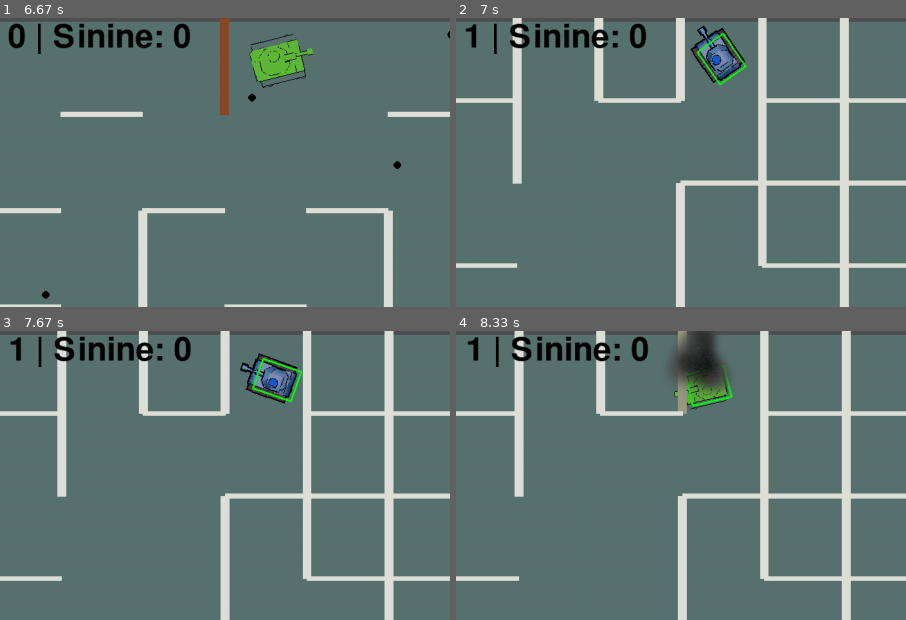
Above: before the commit, frames 1-4 (two rows, left to right).
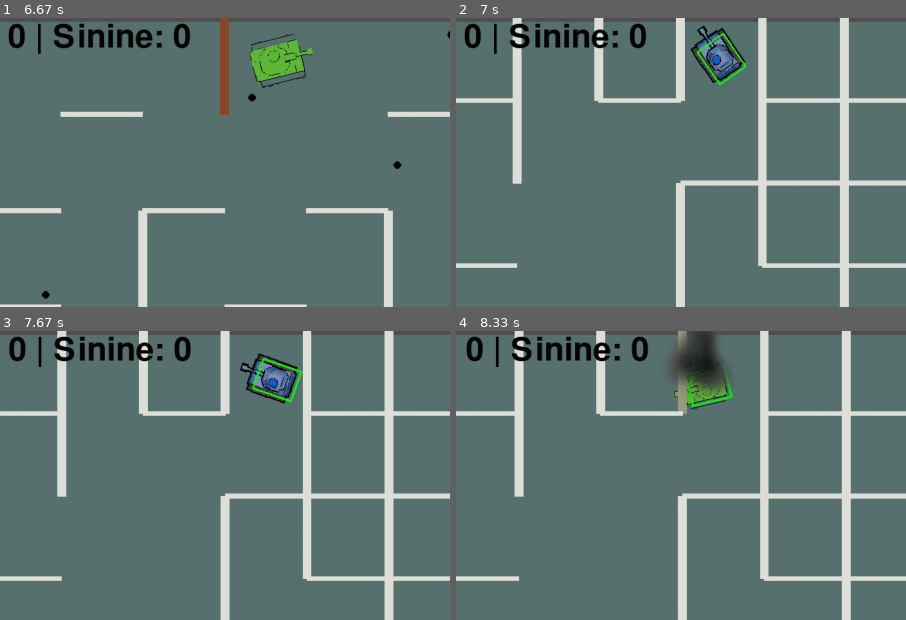
Above: after the commit, the same moments.

Repository: Last-Name-Dude/tank-treads-pygame
Game: pygame game, started from start.py
The game is run twice, just before and just after one commit, with the same random seed, the same clock (stepped at 60 frames per second) and the same inputs.
Inputs:
- Up to frame 1 (6.67 s): tap Space at 0.33, 0.73, 1.03, 1.23, 1.57, 1.87, 2.07, 2.37, 2.63, 2.97, 3.27, 3.4, 3.8, 4.1, 4.47, 4.87, 5.17, 5.37, 5.67, 5.87, 6.2, 6.5 s; hold Right 0.67-1.13 s; hold D 0.67-1.13 s; tap Right Ctrl at 0.82, 2.15, 3.48, 4.95, 6.28 s; hold Up 1.17-1.47 s; hold W 1.17-1.47 s; hold Right 1.5-1.97 s; hold D 1.5-1.97 s; hold Left 2-2.53 s; hold A 2-2.53 s; hold Down 2.57-2.87 s; hold S 2.57-2.87 s; hold Left 2.9-3.3 s; hold A 2.9-3.3 s; hold Up 3.33-3.7 s; hold W 3.33-3.7 s; hold Right 3.73-4.37 s; hold D 3.73-4.37 s; hold Down 4.4-4.77 s; hold S 4.4-4.77 s; hold Left 4.8-5.27 s; hold A 4.8-5.27 s; hold Right 5.3-5.77 s; hold D 5.3-5.77 s; hold Up 5.8-6.1 s; hold W 5.8-6.1 s; hold Right 6.13-6.6 s; hold D 6.13-6.6 s; hold Left from 6.63 s (still down); hold A from 6.63 s (still down)
- Up to frame 2 (7 s): keep holding Left; keep holding A; tap Space at 6.7 s
- Up to frame 3 (7.67 s): tap Space at 7, 7.27, 7.6 s; release Left at 7.17 s; release A at 7.17 s; hold Down 7.2-7.5 s; hold S 7.2-7.5 s; hold Left from 7.53 s (still down); hold A from 7.53 s (still down)
- Up to frame 4 (8.33 s): tap Right Ctrl at 7.68 s; tap Space at 7.9, 8.03 s; release Left at 7.93 s; release A at 7.93 s; hold Up from 7.97 s (still down); hold W from 7.97 s (still down)
The pictures show only the part of the screen within x 48-98%, y 0-50%; the shares and areas given below are measured in that part.

Frame 1 is identical in both runs. In frame 2, 0.2% of the frame differs, in the area x 1-6%, y 2-11%; in frame 3, 0.2%; in frame 4, 0.2%, in the area x 2-6%, y 1-11%.

Commit message:
Parandasin skoori lugeja

Diff:
--- a/start.py
+++ b/start.py
@@ -195,11 +195,11 @@
             reset = True
 
     if reset:
-        if tank2.hp != 0 and tank1.hp != 0:
+        if tank2.hp == 0 and tank1.hp == 0:
             pass
         elif tank2.hp == 0:
             tank1_skoor += 1
-        else:
+        elif tank1.hp == 0:
             tank2_skoor += 1
         print(f"Tank 1 skoor (roheline) : {tank1_skoor} | Tank 2 skoor (sinine): {tank2_skoor}")
         bullets = []
